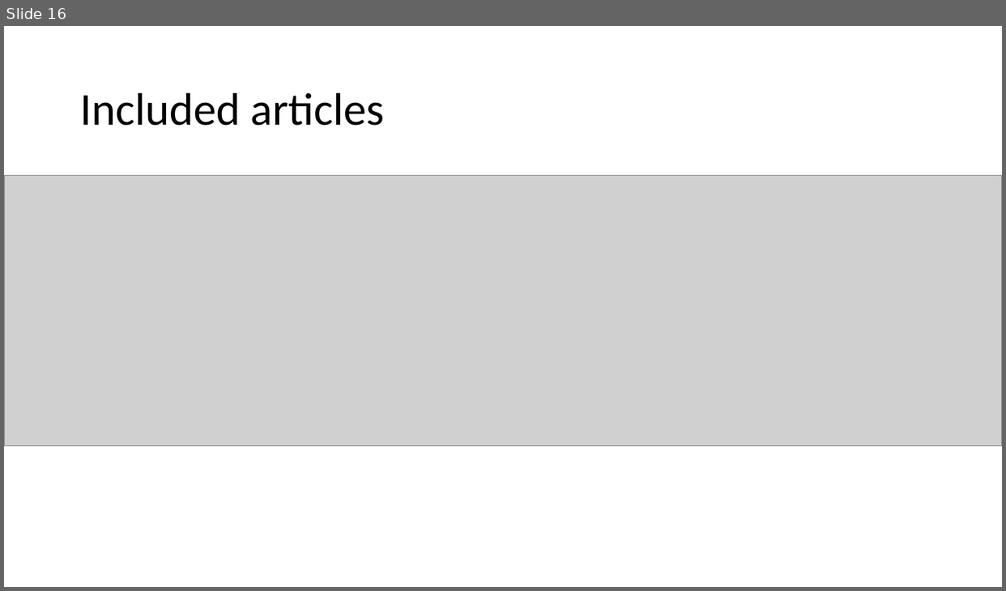
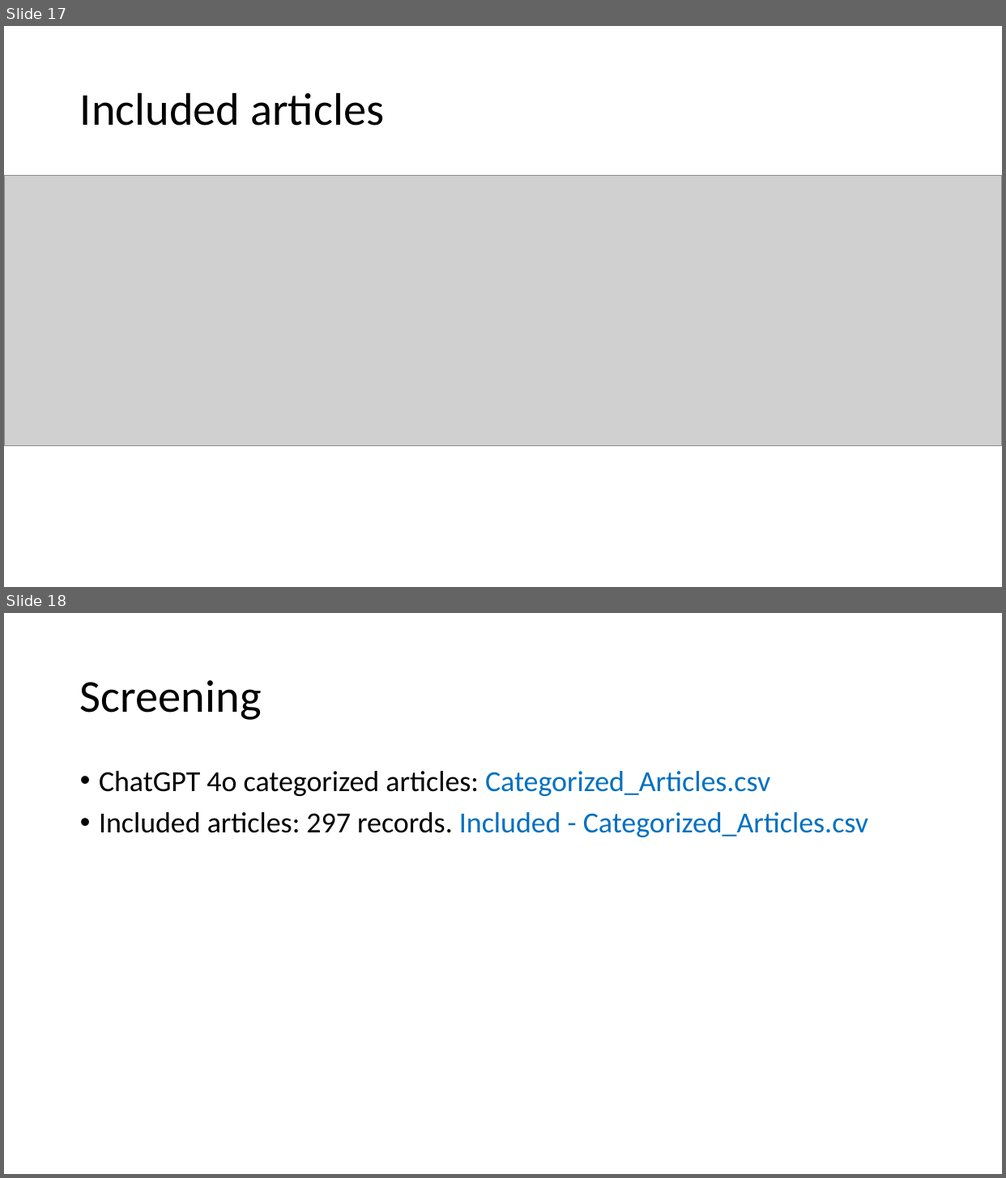
Before and after one commit to BruceChen034020/EstrogenImmunomodulationSystematicReview, a slide deck: Estrogen as an immunomodulator and its role in.pptx. Shown one above the other, each under a label of ours: slide 16 before the commit, slides 17 and 18 after it. The pictures are 1006x591 and 1006x1178 pixels, drawn with LibreOffice and Linux fonts; fonts in the diff are those of the drawing; grey boxes stand for pictures. Boxes give left, top, right and bottom in pixels: in the first picture for what was removed or moved away, otherwise in the second. Text is boxed around its words. In the diff, an @@ line names an element or a change of style, - is before the commit and + after.

```diff
--- a/Estrogen as an immunomodulator and its role in.pptx
+++ b/Estrogen as an immunomodulator and its role in.pptx
@@ slide 18 added at bbox=[4, 613, 1002, 1174], background #FFFFFF @@
@@ title added at bbox=[80, 680, 262, 720], 44 pt, text #000000 @@
+Screening
@@ text added at bbox=[99, 771, 868, 837], 28 pt, text #000000 @@
+• ChatGPT 4o categorized articles: Categorized_Articles.csv
+• Included articles: 297 records. Included - Categorized_Articles.csv
@@ what was slide 16 is now slide 17 @@
```
Also in this commit, not shown: 2 other slides added, 3 other files.
